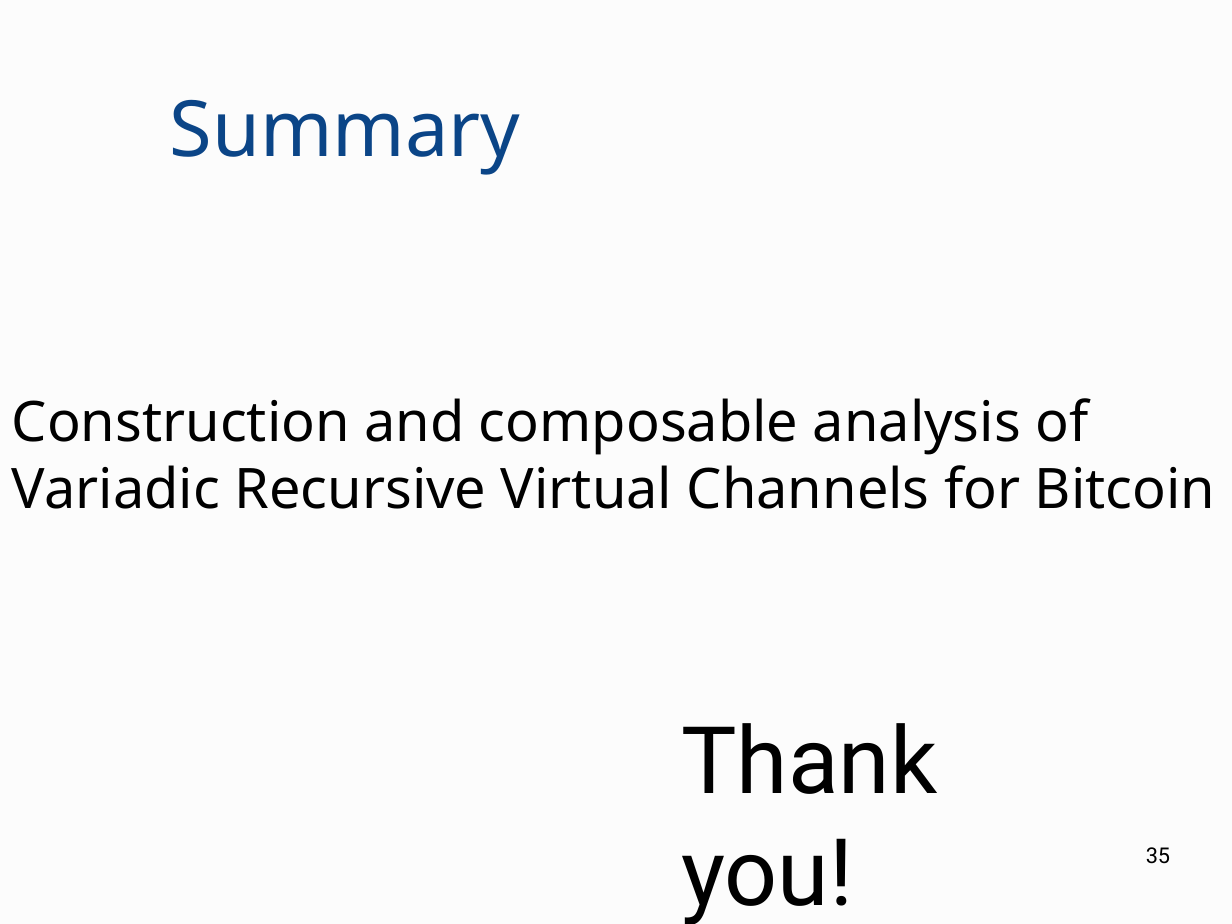
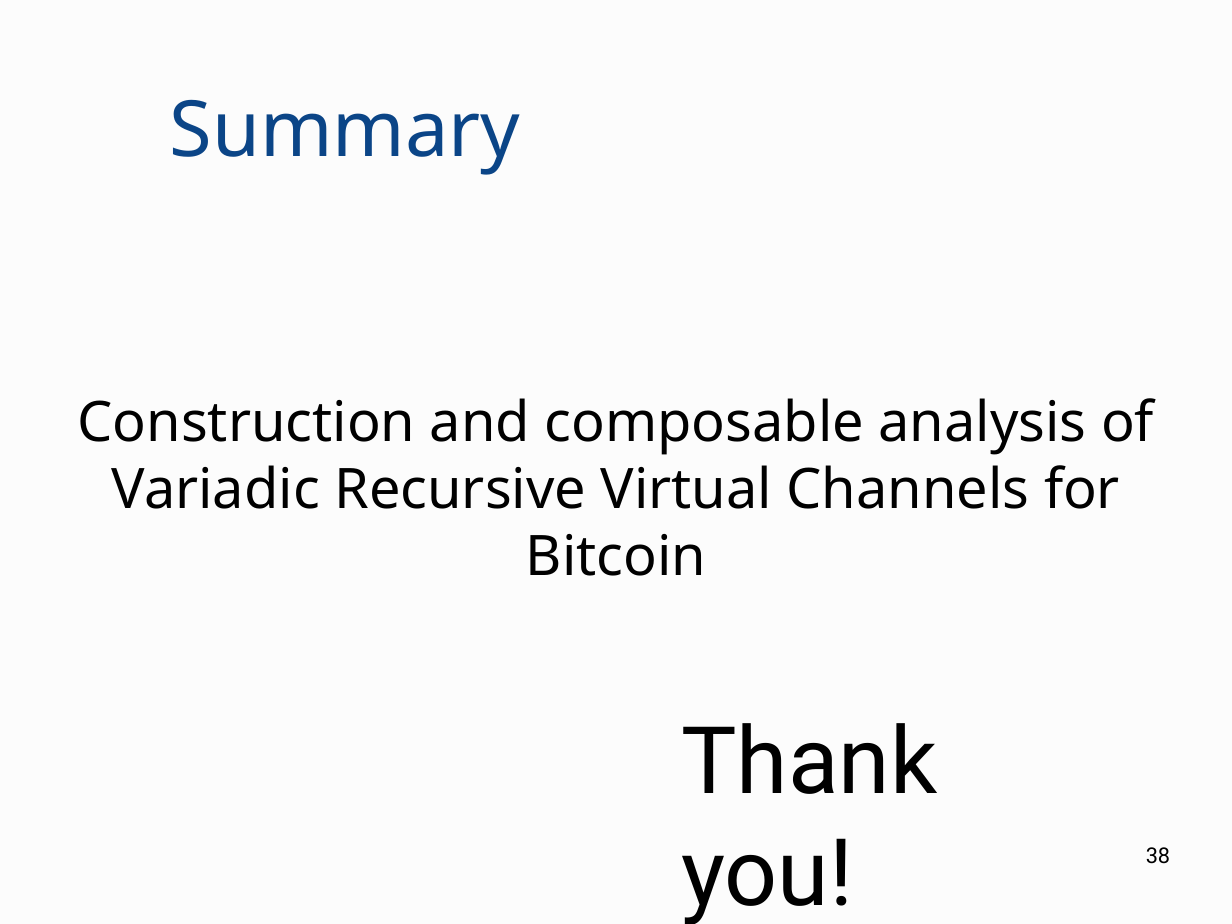
Before and after one commit to OrfeasLitos/virtual-payment-channels, a slide deck: slide 38 of slides/presentation.odp (slide 35 before the commit). Drawn at 1232x924 pixels with LibreOffice and Linux fonts; fonts in the diff are those of the drawing. Boxes give left, top, right and bottom in pixels: in the first picture for what was removed or moved away, otherwise in the second. Text is boxed around its words. In the diff, an @@ line names an element or a change of style, - is before the commit and + after.

```diff
--- a/slides/presentation.odp
+++ b/slides/presentation.odp
@@ subtitle "Construction and composable analysis of ..." moved from (x1=12, y1=398, x2=1215, y2=509) to (x1=78, y1=398, x2=1154, y2=576) @@
@@ subtitle "Construction and composable analysis of ..." at (x1=78, y1=398, x2=1154, y2=576): alignment left to centre; bullet ● to none @@
@@ page number at (x1=1146, y1=847, x2=1170, y2=864): text changed @@
-35
+38
```
Also in this commit, not shown: 10 other slides changed, 3 slides added.
